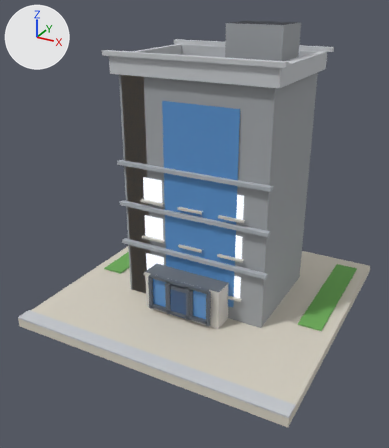
What one commit did to the glTF model public/models/v2/16_lod1.glb.
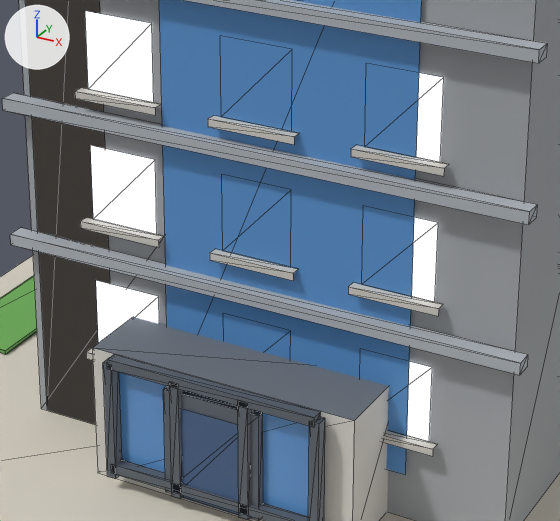
Each version appears first whole from a 50 mm camera at (0.787, -1.547, 1.057) aimed at (-0.017, -0.086, 0.327), and next in a close-up on the part from 31% to 71% of the width and 39% to 72% of the height. The axes (+X, +Y, +Z) are drawn at upper left. The lights are the same throughout. The first two pictures are the older version. The close-ups show mesh edges as thin lines. Vertices at exactly the same position are counted once.

Names of what the first close-up shows: 'b16_v2_lod1'.
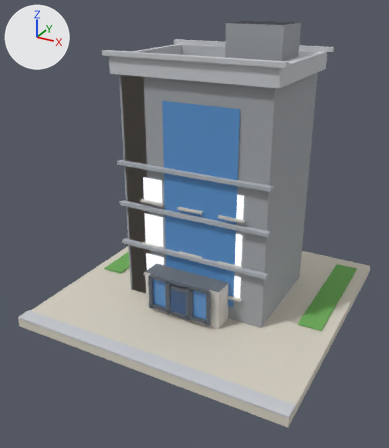
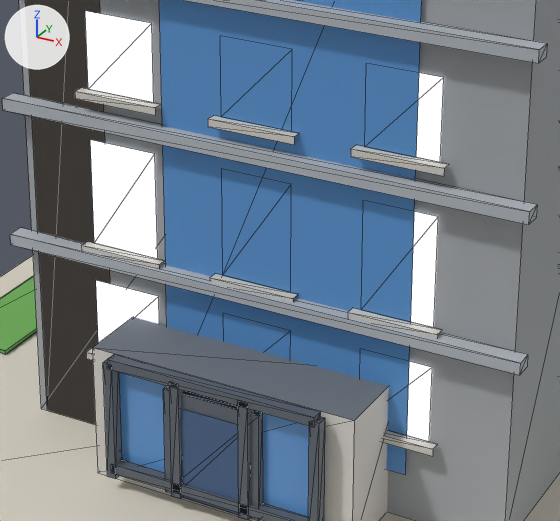
Location of each change, (x1, y1, x2, y2) in pixels of the close-ups (560 x 521 px; the box of a moved part takes in the faces that stretch with it):
part 1 of me_b16_v2_lod1, moved or reshaped
    before: (80, 217, 164, 247)
    after: (81, 241, 164, 269)
part 2 of me_b16_v2_lod1, moved or reshaped
    before: (210, 249, 298, 280)
    after: (210, 274, 298, 302)
part 3 of me_b16_v2_lod1, moved or reshaped
    before: (348, 283, 443, 316)
    after: (348, 308, 442, 339)
part 4 of me_b16_v2_lod1, moved or reshaped
    before: (90, 145, 438, 302)
    after: (90, 140, 438, 328)

Patch to the scene script:
```diff
--- a/public/models/v2/16_lod1.glb.py
+++ b/public/models/v2/16_lod1.glb.py
@@ me_b16_v2_lod1 @@
 me_b16_v2_lod1.from_pydata(...)  # 380 vertices, 356 faces; spans x -0.48..0.48, y -0.48..0.48, z 0.0..0.96
 # used by ob_b16_v2_lod1; location = (0.0, 0.0, 0.0)
 # before: 200 (-0.183, -0.138, 0.267) at pixel (93, 219), 201 (-0.109, -0.138, 0.267) at pixel (156, 234), 202 (-0.109, -0.138, 0.345) at pixel (155, 159), 203 (-0.183, -0.138, 0.345) at pixel (90, 145), 204 (-0.036, -0.138, 0.267) at pixel (222, 250)
 # before: 205 (0.036, -0.138, 0.267) at pixel (290, 267), 206 (0.036, -0.138, 0.345) at pixel (291, 189), 207 (-0.036, -0.138, 0.345) at pixel (221, 174), 208 (0.109, -0.138, 0.267) at pixel (361, 284), 209 (0.183, -0.138, 0.267) at pixel (434, 302)
 # before: 210 (0.183, -0.138, 0.345) at pixel (438, 222), 211 (0.109, -0.138, 0.345) at pixel (363, 205)
+# me_b16_v2_lod1 part 1: the loose piece of 6 vertices spanning x -0.191..-0.101, y -0.148..-0.138, z 0.26..0.267 is moved by (0.0, 0.0, -0.026)
+# me_b16_v2_lod1 part 2: the loose piece of 6 vertices spanning x -0.045..0.045, y -0.148..-0.138, z 0.26..0.267 is moved by (0.0, 0.0, -0.026)
+# me_b16_v2_lod1 part 3: the loose piece of 6 vertices spanning x 0.101..0.191, y -0.148..-0.138, z 0.26..0.267 is moved by (0.0, 0.0, -0.026)
+# me_b16_v2_lod1 part 4
+for i in [200, 201, 204, 205, 208, 209]: me_b16_v2_lod1.vertices[i].co += Vector((0.0, 0.0, -0.026))
+for i in [202, 203, 206, 207, 210, 211]: me_b16_v2_lod1.vertices[i].co += Vector((0.0, 0.0, 0.006))
 me_b16_v2_lod1.materials.append(mat_paving)
```
